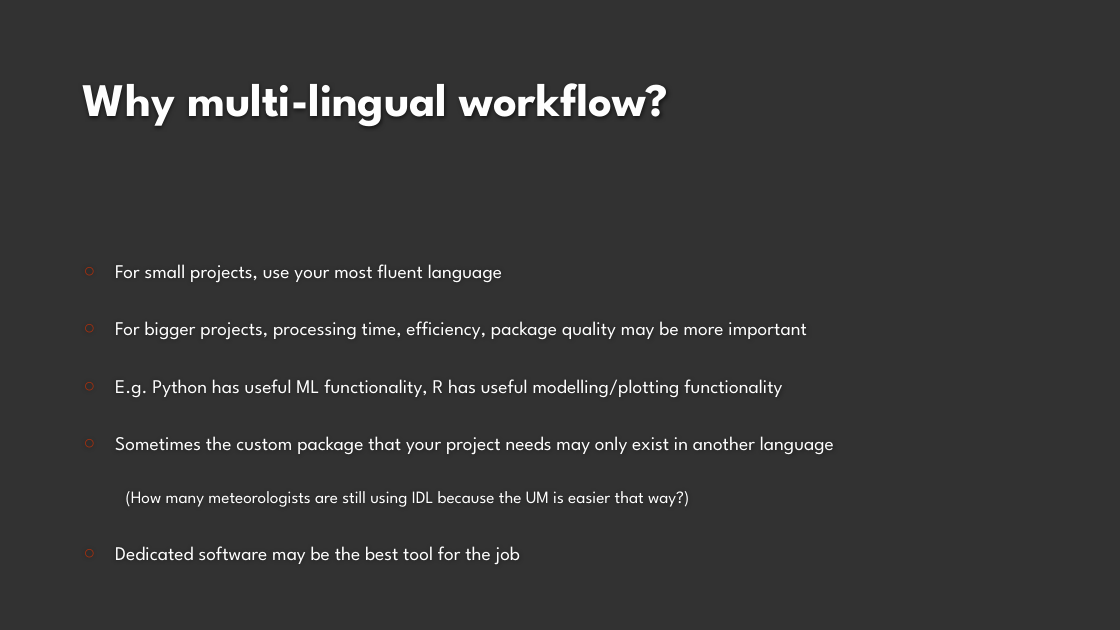
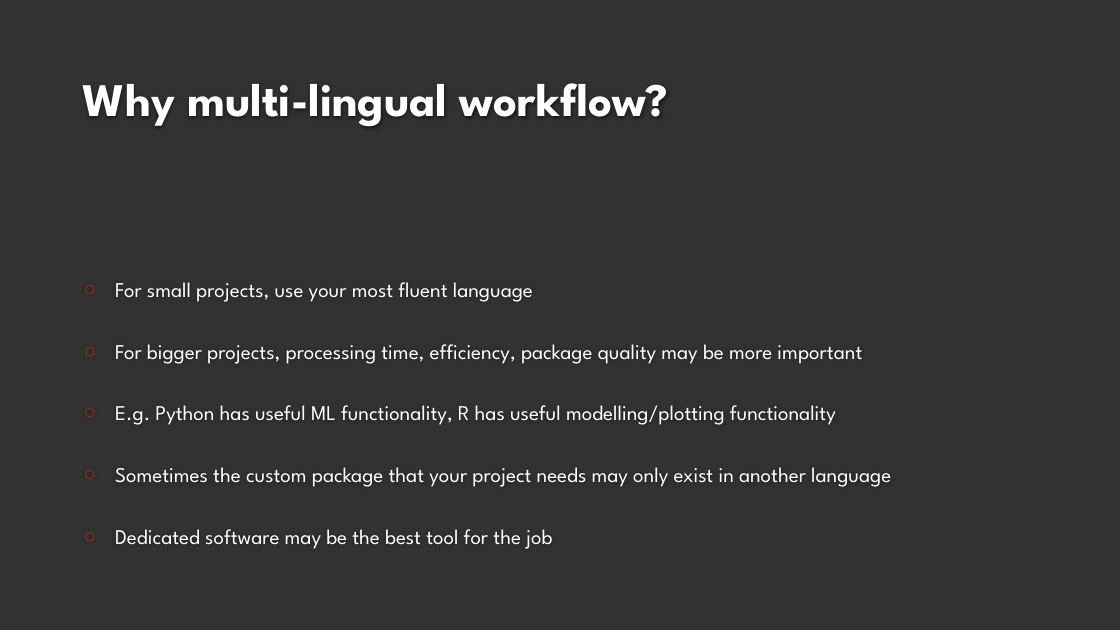
Before and after one commit to ruari-rhodes/ucl-code-workshop, a slide deck: slide 5 of presentation.pptx (slide 4 before the commit). Drawn at 1120x630 pixels with LibreOffice and Linux fonts; fonts in the diff are those of the drawing; background and template pictures are left out. Boxes give left, top, right and bottom in pixels: in the first picture for what was removed or moved away, otherwise in the second. Text is boxed around its words. In the diff, an @@ line names an element or a change of style, - is before the commit and + after.

```diff
--- a/presentation.pptx
+++ b/presentation.pptx
@@ text "For small projects, use your ..." at (115, 282, 891, 549): size 16.6 to 18 pt @@
@@ text at (126, 491, 689, 507): paragraph removed @@
-  (How many meteorologists are still using IDL because the UM is easier that way?)
```
Also in this commit, not shown: 4 other slides changed, 2 slides added.
